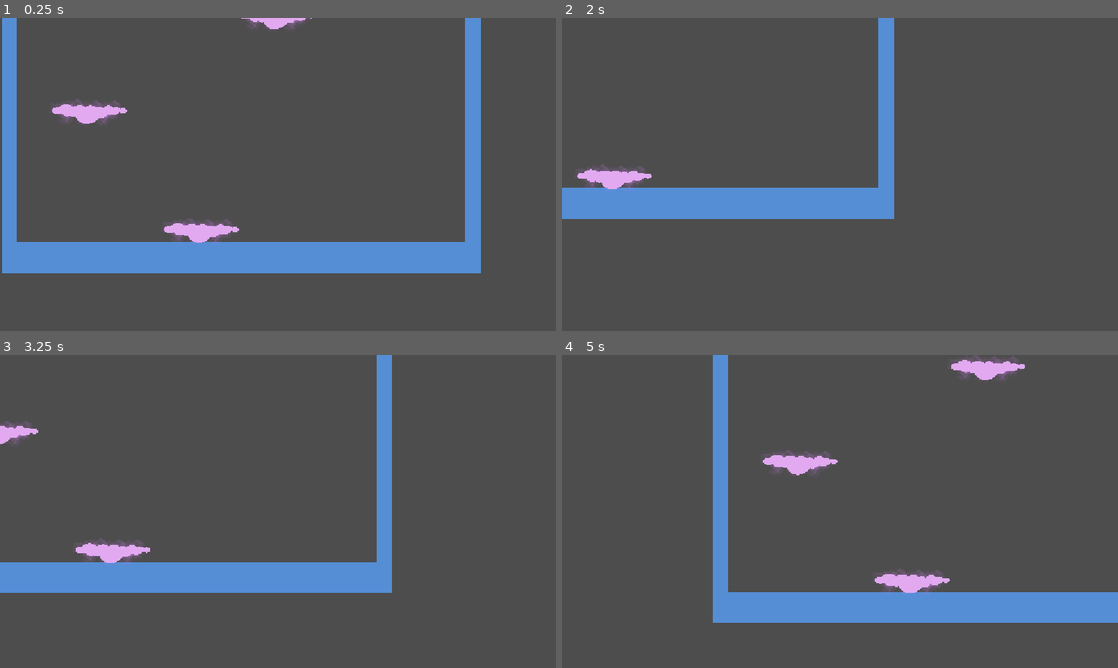
Above: before the commit, frames 1-4 (two rows, left to right).
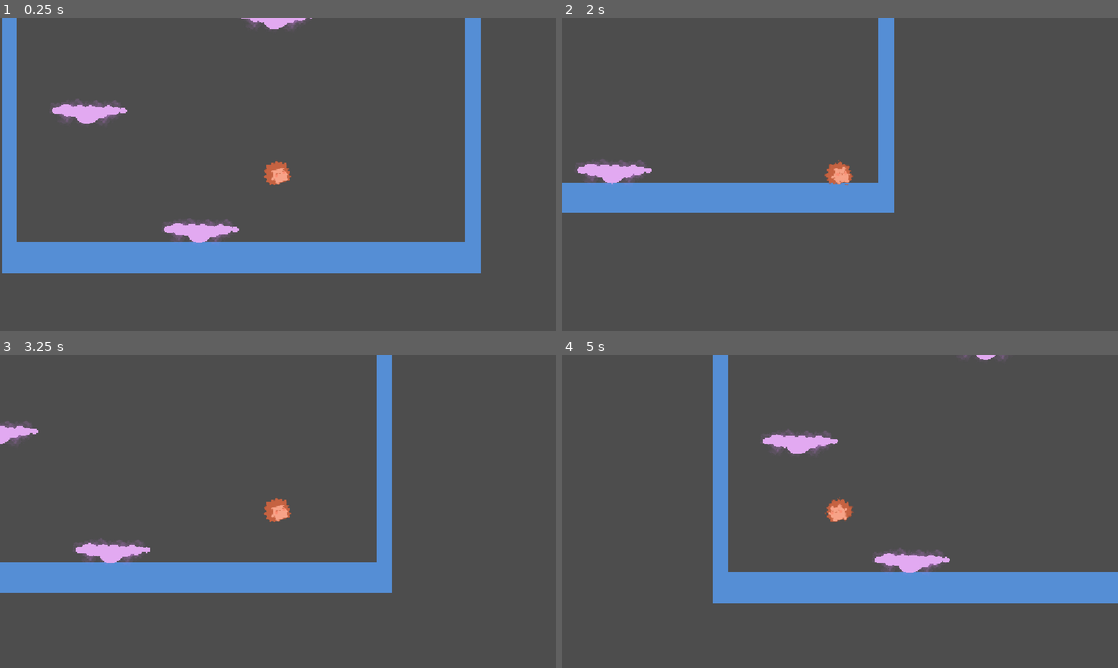
Above: after the commit, the same moments.

Repository: notmossyiguana/haven-berlin
Game: Godot game, scene res://main.tscn
Same seed, same stepped clock (60 frames per second), same inputs: the game is played once before the commit and once after it.
Inputs:
- Up to frame 1 (0.25 s): no input
- Up to frame 2 (2 s): tap Enter at 0.5 s; hold Right (right) from 0.53 s (still down); tap W (jump) at 0.6, 0.77, 1.07, 1.52, 1.55, 1.82 s; tap P at 1.35 s
- Up to frame 3 (3.25 s): release Right (right) at 2.03 s; hold A (left) 2.03-2.78 s; tap W (jump) at 2.1, 3.02, 3.05 s; hold Right (right) from 2.78 s (still down); tap P at 2.85 s
- Up to frame 4 (5 s): tap W (jump) at 3.32, 3.6, 3.77, 4.07, 4.52, 4.55, 4.82 s; release Right (right) at 4.28 s; hold A (left) from 4.28 s (still down); tap P at 4.35 s

The runs differ from the first frame. In frame 1, 0.3% of the frame differs, in the area x 47-53%, y 45-54%; in frame 2, 2.9%; in frame 3, 0.3%; in frame 4, 12%, in the area x 27-100%, y 0-86%.

Commit message:
Added sprite
Added Daven sprite and animations for idle, jump and falling

Diff:
--- a/main.tscn
+++ b/main.tscn
@@ -2,6 +2,7 @@
 
 [ext_resource type="Texture2D" uid="uid://c4uvci0wr2v8t" path="res://images.png" id="1_0xm2m"]
 [ext_resource type="Script" uid="uid://lndhnyhm0s1p" path="res://player.gd" id="2_h2yge"]
+[ext_resource type="Texture2D" uid="uid://cprkavwn3iv3f" path="res://daven-idle.png" id="3_1bvp3"]
 [ext_resource type="PackedScene" uid="uid://o0g6o3bvb5cm" path="res://bouncy_cloud.tscn" id="4_lquwl"]
 
 [sub_resource type="TileSetAtlasSource" id="TileSetAtlasSource_h2yge"]
@@ -1057,7 +1058,7 @@
 sources/0 = SubResource("TileSetAtlasSource_h2yge")
 
 [sub_resource type="RectangleShape2D" id="RectangleShape2D_smm7m"]
-size = Vector2(65, 64)
+size = Vector2(42, 42)
 
 [node name="Node" type="Node" unique_id=1795916366]
 
@@ -1072,9 +1073,10 @@
 [node name="Sprite2D" type="Sprite2D" parent="Player" unique_id=1695342330]
 position = Vector2(788, 429.25)
 scale = Vector2(0.5937502, 0.57421887)
+texture = ExtResource("3_1bvp3")
 
 [node name="CollisionShape2D" type="CollisionShape2D" parent="Player" unique_id=1666852203]
-position = Vector2(788.5, 429)
+position = Vector2(788, 428)
 shape = SubResource("RectangleShape2D_smm7m")
 
 [node name="Camera2D" type="Camera2D" parent="Player" unique_id=540146785]
--- a/player.gd
+++ b/player.gd
@@ -3,7 +3,11 @@
 
 const SPEED = 500.0
 const JUMP_VELOCITY = -400.0
+@onready var sprite: Sprite2D = $Sprite2D
 
+var idle_tex = preload("res://daven-idle.png")
+var jump_tex = preload("res://daven-jump.png")
+var fall_tex = preload("res://daven-fall.png")
 
 func _physics_process(delta: float) -> void:
 	# Add the gravity.
@@ -21,7 +25,16 @@
 		velocity.x = direction * SPEED
 	else:
 		velocity.x = move_toward(velocity.x, 0, SPEED)
+	if not is_on_floor():
+		if velocity.y < 0:
+			sprite.texture = jump_tex
+		else:
+			sprite.texture = fall_tex
+	else:
+		sprite.texture = idle_tex
 
+	if direction:
+		sprite.flip_h = direction < 0
 	move_and_slide()
 func _unhandled_input(event: InputEvent) -> void:
 	if event is InputEventKey and event.pressed and not event.echo and event.physical_keycode == KEY_P:
Binary file added: daven-fall.png
Not shown, added: daven-fall.png.import
Binary file added: daven-idle.png
Not shown, added: daven-idle.png.import
Binary file added: daven-jump.png
Not shown, added: daven-jump.png.import
